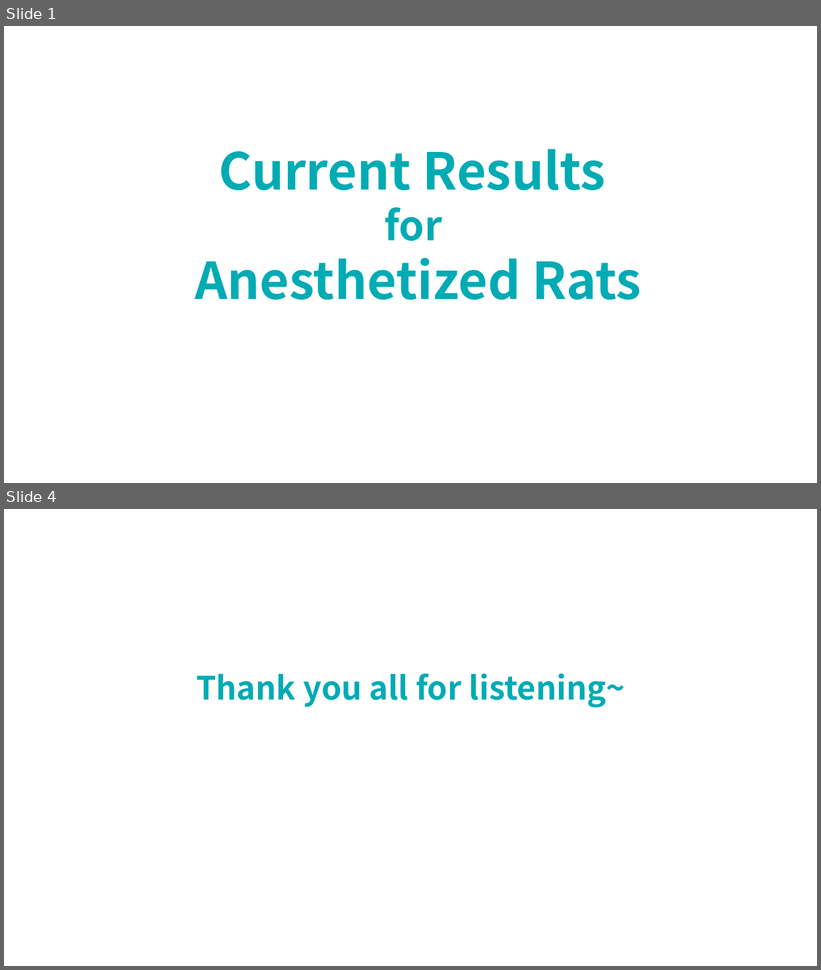
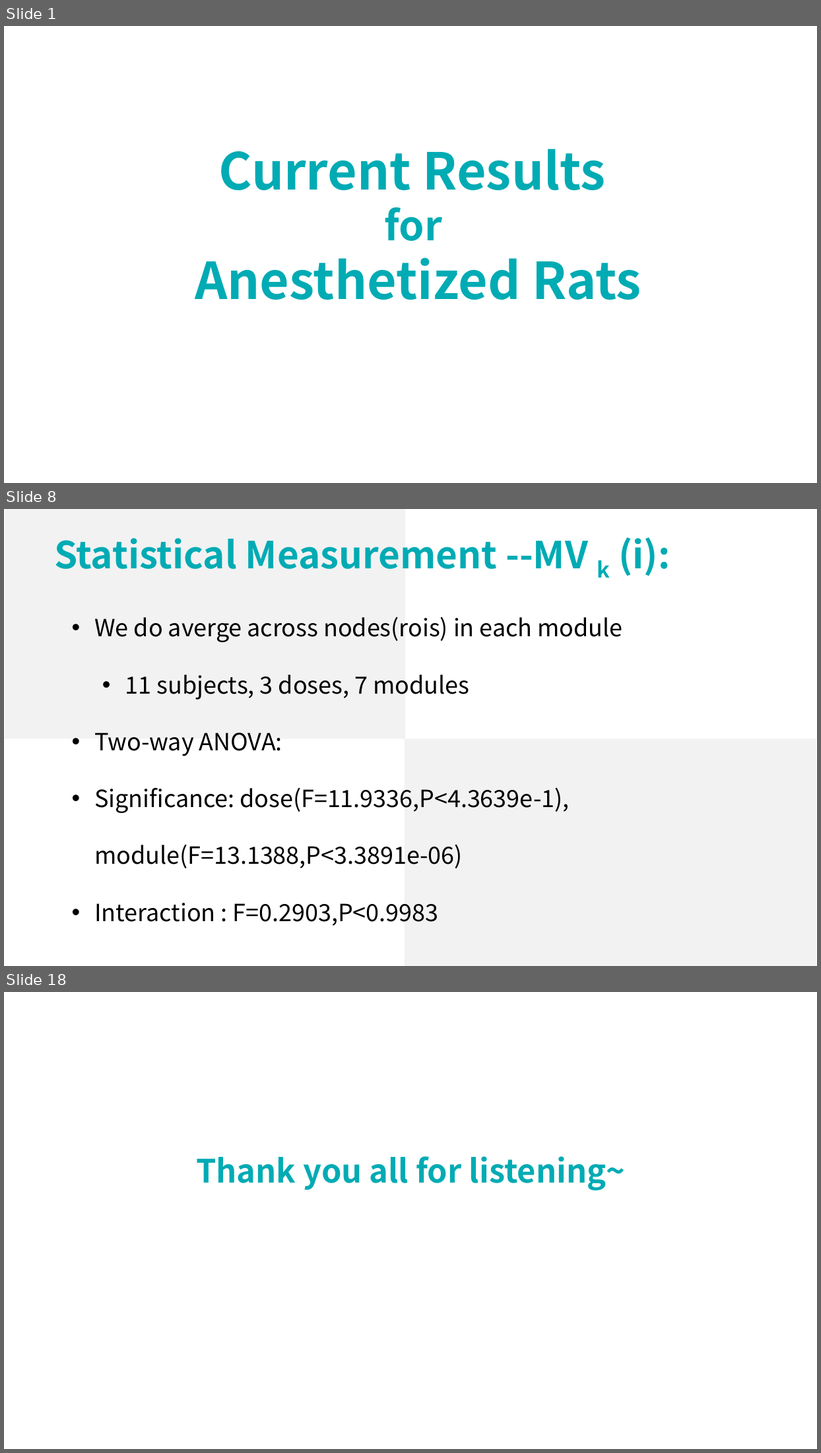
Before and after one commit to lsyoath/sheepy, a slide deck: Work/CurrentResults.pptx. Shown one above the other, each under a label of ours: slides 1 and 4 before the commit, slides 1, 8 and 18 after it; the slides between them are not shown. The pictures are 821x970 and 821x1453 pixels, drawn with LibreOffice and Linux fonts; fonts in the diff are those of the drawing. Boxes give left, top, right and bottom in pixels: in the first picture for what was removed or moved away, otherwise in the second. Text is boxed around its words. In the diff, an @@ line names an element or a change of style, - is before the commit and + after.

```diff
--- a/Work/CurrentResults.pptx
+++ b/Work/CurrentResults.pptx
@@ slide 8 added at [4, 509, 817, 966], background #FFFFFF @@
@@ rectangle added at [5, 509, 405, 739], fill #F2F2F2 @@
@@ text added at [54, 537, 670, 578], 44 pt, text #00ABB4, bold @@
+  Statistical Measurement --MV k (i):
@@ text added at [94, 617, 622, 926], 28 pt, text #000000 @@
+    • We do averge across nodes(rois) in each module
+      • 11 subjects, 3 doses, 7 modules
+    • Two-way ANOVA:
+    • Significance: dose(F=11.9336,P<4.3639e-1), module(F=13.1388,P<3.3891e-06)
+    • Interaction : F=0.2903,P<0.9983
@@ rectangle added at [405, 739, 816, 966], fill #F2F2F2 @@
@@ what was slide 4 is now slide 18 @@
```
Also in this commit, not shown: 15 other slides added, 2 slides removed.
